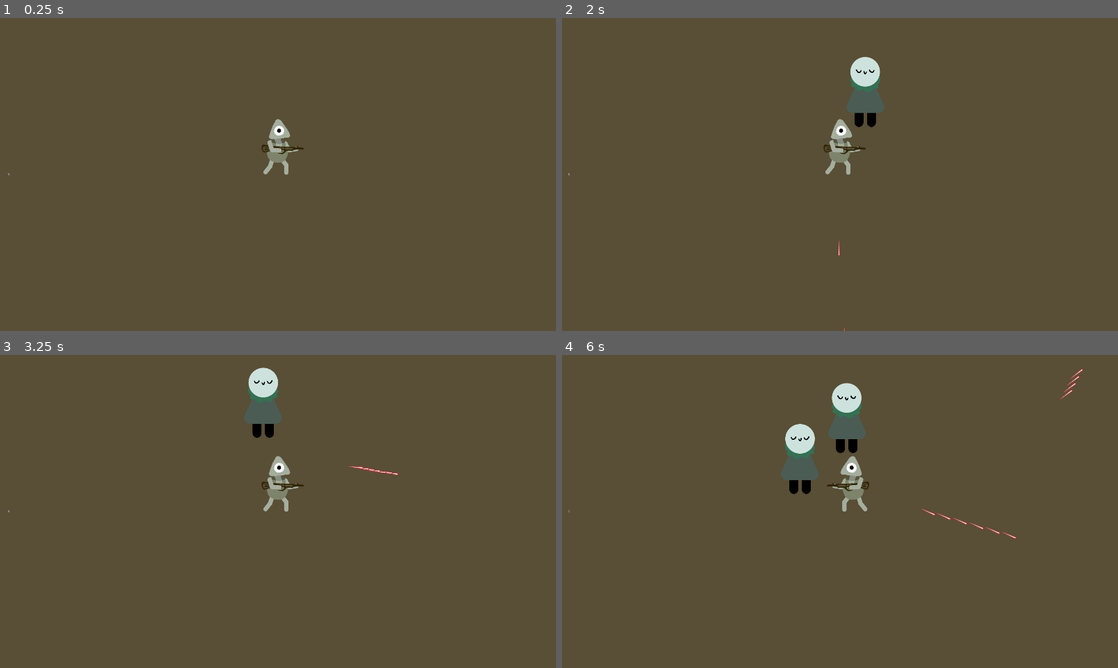
Above: before the commit, frames 1-4 (two rows, left to right).
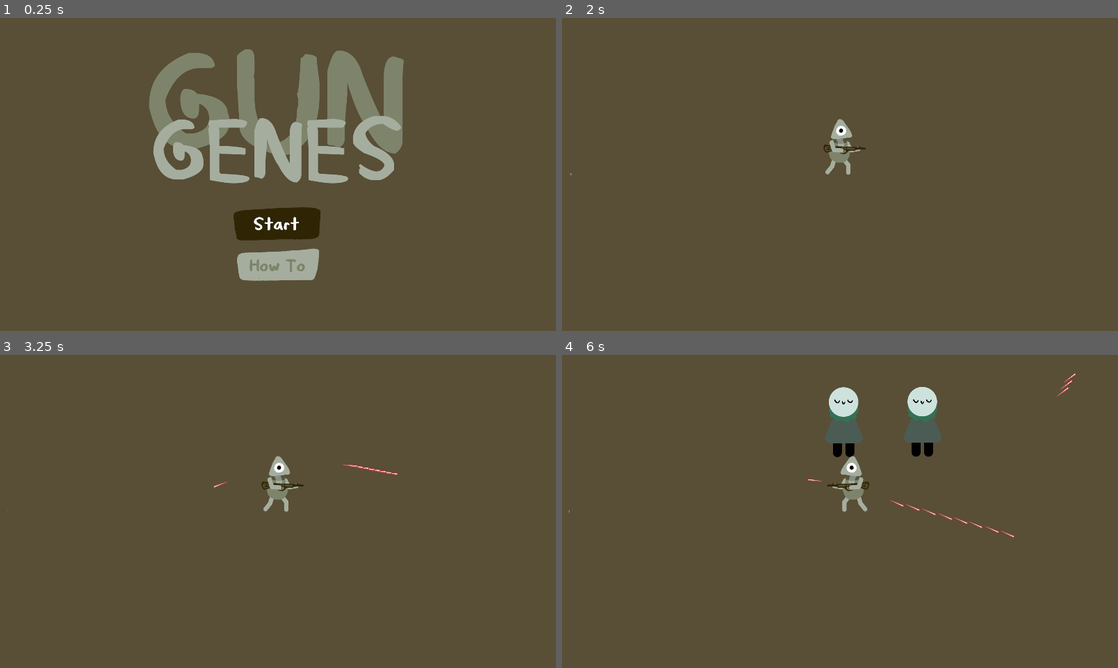
Above: after the commit, the same moments.

Repository: joscco/Dicity
Game: Godot game, scene res://Characters/StartScene.tscn
The game is run twice, just before and just after one commit, with the same random seed, the same clock (stepped at 60 frames per second) and the same inputs. Before the commit the project starts from res://Characters/MainGameScene.tscn.
Inputs (mouse positions are in pixels of both pictures, inside the frame that each line leads up to):
- Up to frame 1 (0.25 s): no input
- Up to frame 2 (2 s): click (845, 265) at 0.52 s; click (840, 224) at 1.27 s
- Up to frame 3 (3.25 s): move the mouse to (400, 495) at 2.02 s; press the mouse at (400, 495) at 2.03 s; hold Right (right) 2.03-2.78 s; move the mouse to (166, 527) at 2.77 s; release the mouse at (166, 527) at 2.78 s; hold Down (down) from 2.78 s (still down); click (166, 527) at 2.85 s
- Up to frame 4 (6 s): move the mouse to (895, 442) at 3.52 s; release Down (down) at 3.53 s; press the mouse at (895, 442) at 3.53 s; hold Right (right) 3.53-4.28 s; move the mouse to (812, 574) at 4.27 s; release the mouse at (812, 574) at 4.28 s; hold Up (up) 4.28-5.03 s; click (812, 574) at 4.35 s; move the mouse to (1006, 558) at 5.02 s; press the mouse at (1006, 558) at 5.03 s; hold Left (left) from 5.03 s (still down); move the mouse to (673, 464) at 5.77 s; release the mouse at (673, 464) at 5.78 s; click (673, 464) at 5.85 s

The runs differ from the first frame. In frame 1, 13% of the frame differs, in the area x 1-73%, y 10-84%; in frame 2, 1.1%; in frame 3, 1.1%; in frame 4, 2.9%.

Commit message:
Add start scene

Diff:
--- /dev/null
+++ b/Characters/GameOverScene.tscn
@@ -0,0 +1,3 @@
+[gd_scene format=2]
+
+[node name="GameOverScene" type="Node"]
--- a/Characters/MainGameScene.tscn
+++ b/Characters/MainGameScene.tscn
@@ -7,11 +7,7 @@
 [ext_resource path="res://characters/CameraController.gd" type="Script" id=7]
 [ext_resource path="res://characters/UIController.gd" type="Script" id=8]
 
-[node name="MainGameScene" type="Node2D"]
-position = Vector2( 0, 2 )
-__meta__ = {
-"_edit_vertical_guides_": [ -2796.0 ]
-}
+[node name="MainGameScene" type="Node"]
 
 [node name="GameManager" parent="." instance=ExtResource( 5 )]
 
@@ -38,9 +34,9 @@
 [node name="AmmoCount" parent="GUI/MarginContainer" instance=ExtResource( 3 )]
 anchor_right = 0.0
 anchor_bottom = 0.0
-margin_top = 243.0
-margin_right = 920.0
-margin_bottom = 257.0
+margin_top = 513.0
+margin_right = 1880.0
+margin_bottom = 527.0
 
 [node name="Characters" type="YSort" parent="."]
 
--- /dev/null
+++ b/Characters/StartButton.gd
@@ -0,0 +1,4 @@
+extends "res://UI/ScalingButton.gd"
+
+func on_pressed():
+	get_tree().change_scene("res://Characters/MainGameScene.tscn")
--- /dev/null
+++ b/Characters/StartScene.tscn
@@ -0,0 +1,46 @@
+[gd_scene load_steps=6 format=2]
+
+[ext_resource path="res://StartScene/startButton.png" type="Texture" id=1]
+[ext_resource path="res://Characters/StartButton.gd" type="Script" id=2]
+[ext_resource path="res://StartScene/GENES.png" type="Texture" id=3]
+[ext_resource path="res://StartScene/GUN.png" type="Texture" id=4]
+[ext_resource path="res://StartScene/howToButton.png" type="Texture" id=5]
+
+[node name="StartScene" type="Node"]
+
+[node name="Background" type="ColorRect" parent="."]
+anchor_right = 1.0
+anchor_bottom = 1.0
+color = Color( 0.34902, 0.305882, 0.211765, 1 )
+
+[node name="Gun" type="Sprite" parent="Background"]
+position = Vector2( 954.5, 290 )
+texture = ExtResource( 4 )
+
+[node name="Genes" type="Sprite" parent="Background"]
+position = Vector2( 956.5, 454 )
+texture = ExtResource( 3 )
+
+[node name="StartButton" type="TextureButton" parent="."]
+anchor_left = 0.5
+anchor_top = 0.5
+anchor_right = 0.5
+anchor_bottom = 0.5
+margin_left = -154.0
+margin_top = 113.0
+margin_right = 150.0
+margin_bottom = 229.0
+rect_pivot_offset = Vector2( 152, 58 )
+texture_normal = ExtResource( 1 )
+script = ExtResource( 2 )
+
+[node name="HowToButton" type="TextureButton" parent="."]
+anchor_left = 0.5
+anchor_top = 0.5
+anchor_right = 0.5
+anchor_bottom = 0.5
+margin_left = -142.0
+margin_top = 255.0
+margin_right = 162.0
+margin_bottom = 371.0
+texture_normal = ExtResource( 5 )
--- a/Scripts/BulletStats.gd
+++ b/Scripts/BulletStats.gd
@@ -4,7 +4,6 @@
 var damage = 3
 var bounce = 0
 var pierce = 0
-
 
 
 func _physics_process(delta):
--- a/Scripts/Move.gd
+++ b/Scripts/Move.gd
@@ -1,3 +1,4 @@
+class_name Player
 extends KinematicBody2D
 
 export (int) var speed = 200
--- /dev/null
+++ b/UI/ScalingButton.gd
@@ -0,0 +1,23 @@
+extends TextureButton
+
+var moveTween = Tween.new()
+
+func _ready():
+	add_child(moveTween)
+	connect("pressed", self, "on_pressed")
+	connect("mouse_entered", self, "on_mouse_entered")
+	connect("mouse_exited", self, "on_mouse_exited")
+
+func on_pressed():
+	pass
+
+func on_mouse_entered():
+	scaleTo(Vector2(1.2, 1.2))
+
+func on_mouse_exited():
+	scaleTo(Vector2(1, 1))
+
+func scaleTo(scaleVector: Vector2):
+	moveTween.stop_all()
+	moveTween.interpolate_property(self, "rect_scale", null, scaleVector, 0.3, Tween.TRANS_QUAD, Tween.EASE_IN_OUT)
+	moveTween.start()
--- a/project.godot
+++ b/project.godot
@@ -8,23 +8,34 @@
 
 config_version=4
 
+_global_script_classes=[ {
+"base": "KinematicBody2D",
+"class": "Player",
+"language": "GDScript",
+"path": "res://Scripts/Move.gd"
+} ]
+_global_script_class_icons={
+"Player": ""
+}
+
 [application]
 
 config/name="GMTK 2022 Team Jolex"
 config/description="The GMTK 2022 entry of team Jolex"
-run/main_scene="res://characters/MainGameScene.tscn"
+run/main_scene="res://Characters/StartScene.tscn"
 config/icon="res://icon.png"
 
 [display]
 
-window/size/width=960
-window/size/height=540
+window/size/width=1920
+window/size/height=1080
 window/size/resizable=false
+window/size/test_width=960
+window/size/test_height=540
 mouse_cursor/custom_image="res://Art/MainScene/crosshair.png"
 mouse_cursor/custom_image_hotspot=Vector2( 78, 78 )
 window/stretch/mode="2d"
 window/stretch/aspect="keep"
-window/stretch/shrink=0.5
 
 [input]
 
Binary file added: StartScene/GENES.png
Not shown, added: StartScene/GENES.png.import
Binary file added: StartScene/GUN.png
Not shown, added: StartScene/GUN.png.import
Binary file added: StartScene/howToButton.png
Not shown, added: StartScene/howToButton.png.import
Binary file added: StartScene/startButton.png
Not shown, added: StartScene/startButton.png.import
